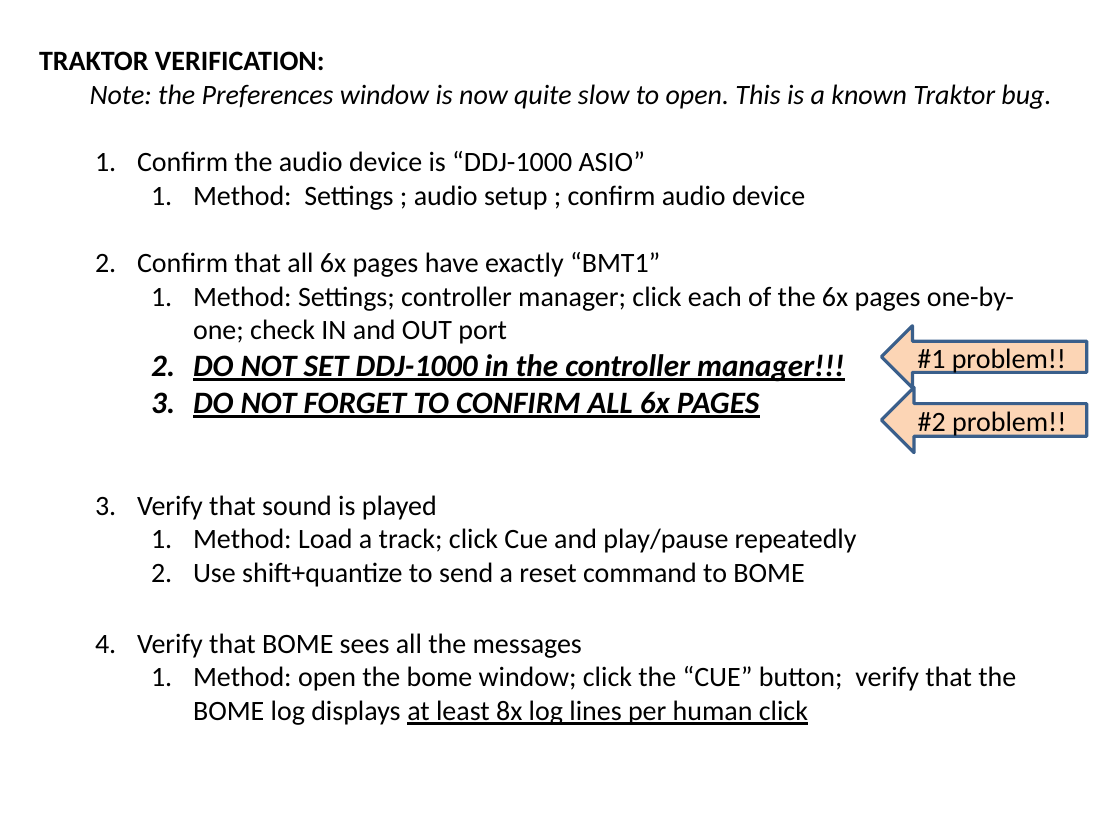
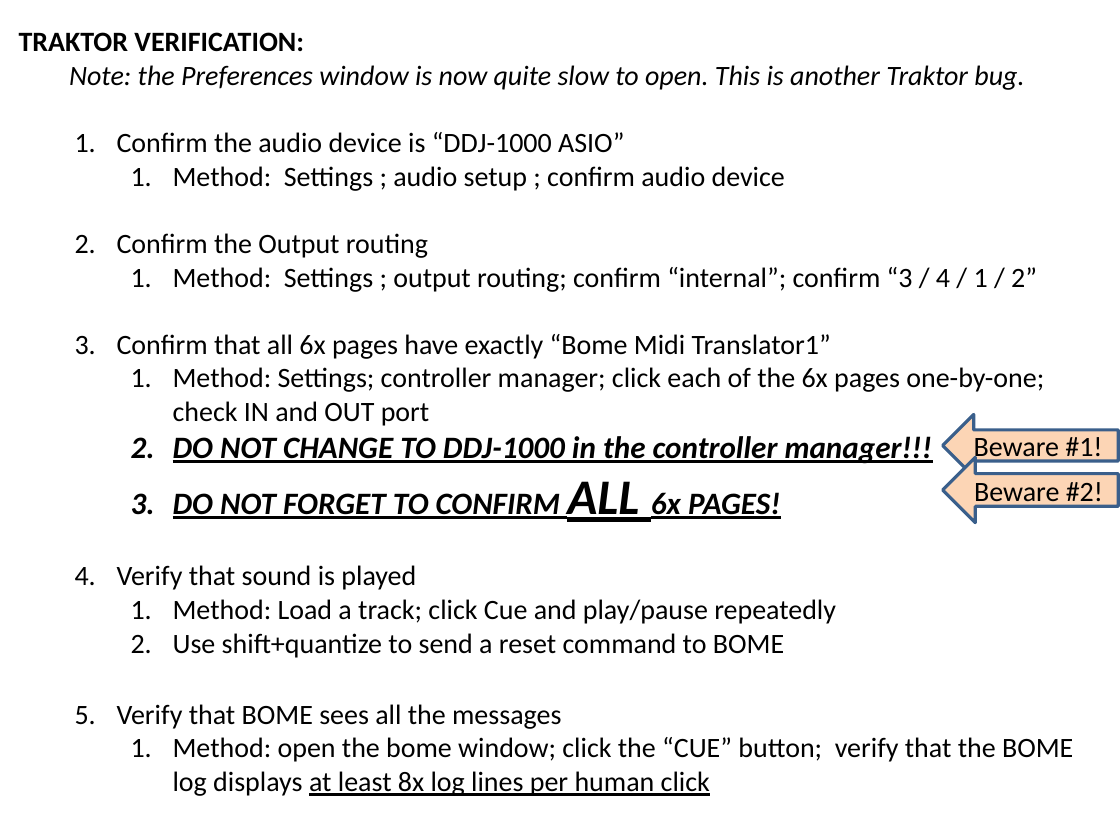
Before and after one commit to pestrela/music, a slide deck: slide 24 of traktor/mapping_ddj_1000/Support files/Source files/DDJ-1000 - Installation Guide.pptx. Drawn at 1120x840 pixels with LibreOffice and Linux fonts; fonts in the diff are those of the drawing. Boxes give left, top, right and bottom in pixels: in the first picture for what was removed or moved away, otherwise in the second. Text is boxed around its words. In the diff, an @@ line names an element or a change of style, - is before the commit and + after.

```diff
--- a/traktor/mapping_ddj_1000/Support files/Source files/DDJ-1000 - Installation Guide.pptx
+++ b/traktor/mapping_ddj_1000/Support files/Source files/DDJ-1000 - Installation Guide.pptx
@@ text "TRAKTOR VERIFICATION:": place and size @@
-text "TRAKTOR VERIFICATION:" at box(39, 51, 1051, 725)
+text "TRAKTOR VERIFICATION:" at box(19, 32, 1073, 796)
@@ text at box(69, 65, 1024, 90): text changed @@
-  Note: the Preferences window is now quite slow to open. This is a known Traktor bug.
+  Note: the Preferences window is now quite slow to open. This is another Traktor bug.
@@ text at box(117, 233, 1037, 359): text changed @@
-  2. Confirm that all 6x pages have exactly “BMT1”
+  2. Confirm the Output routing
+    1. Method: Settings ; output routing; confirm “internal”; confirm “3 / 4 / 1 / 2”
+  3. Confirm that all 6x pages have exactly “Bome Midi Translator1”
@@ left arrow "Beware #1!": place and size @@
-left arrow "Beware #1!" at box(881, 326, 1086, 389)
+left arrow "Beware #1!" at box(943, 414, 1119, 477)
@@ text at box(173, 436, 932, 522): text changed @@
-    2. DO NOT SET DDJ-1000 in the controller manager!!!
-    3. DO NOT FORGET TO CONFIRM ALL 6x PAGES
+    2. DO NOT CHANGE TO DDJ-1000 in the controller manager!!!
+    3. DO NOT FORGET TO CONFIRM ALL 6x PAGES!
@@ text in left arrow at box(974, 437, 1102, 463): text changed @@
-#1 problem!!
+Beware #1!
@@ left arrow "Beware #2!": place and size @@
-left arrow "Beware #2!" at box(881, 388, 1086, 452)
+left arrow "Beware #2!" at box(943, 457, 1119, 522)
@@ text in left arrow at box(974, 482, 1103, 508): text changed @@
-#2 problem!!
+Beware #2!
```
Also in this commit, not shown: 8 other slides changed, 5 slides added, 3 slides removed, 26 other files.
